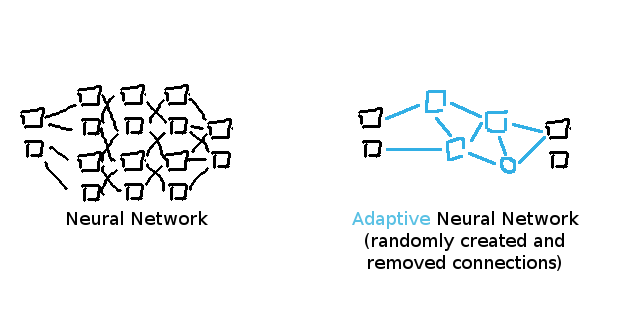
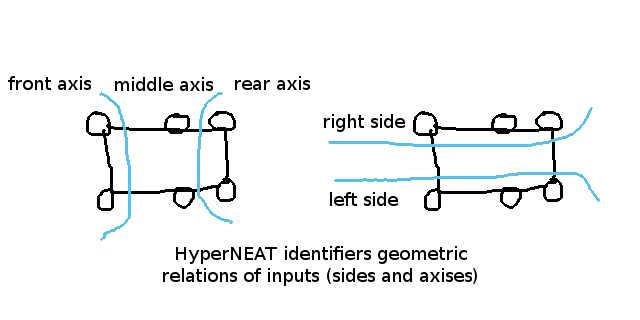
Revision of a layered 640 × 320 image; what changed, layer by layer:
showed "hyperneat-geometry" over [8, 76, 600, 286]
hid "adaptive-nn" over [20, 84, 579, 271]
